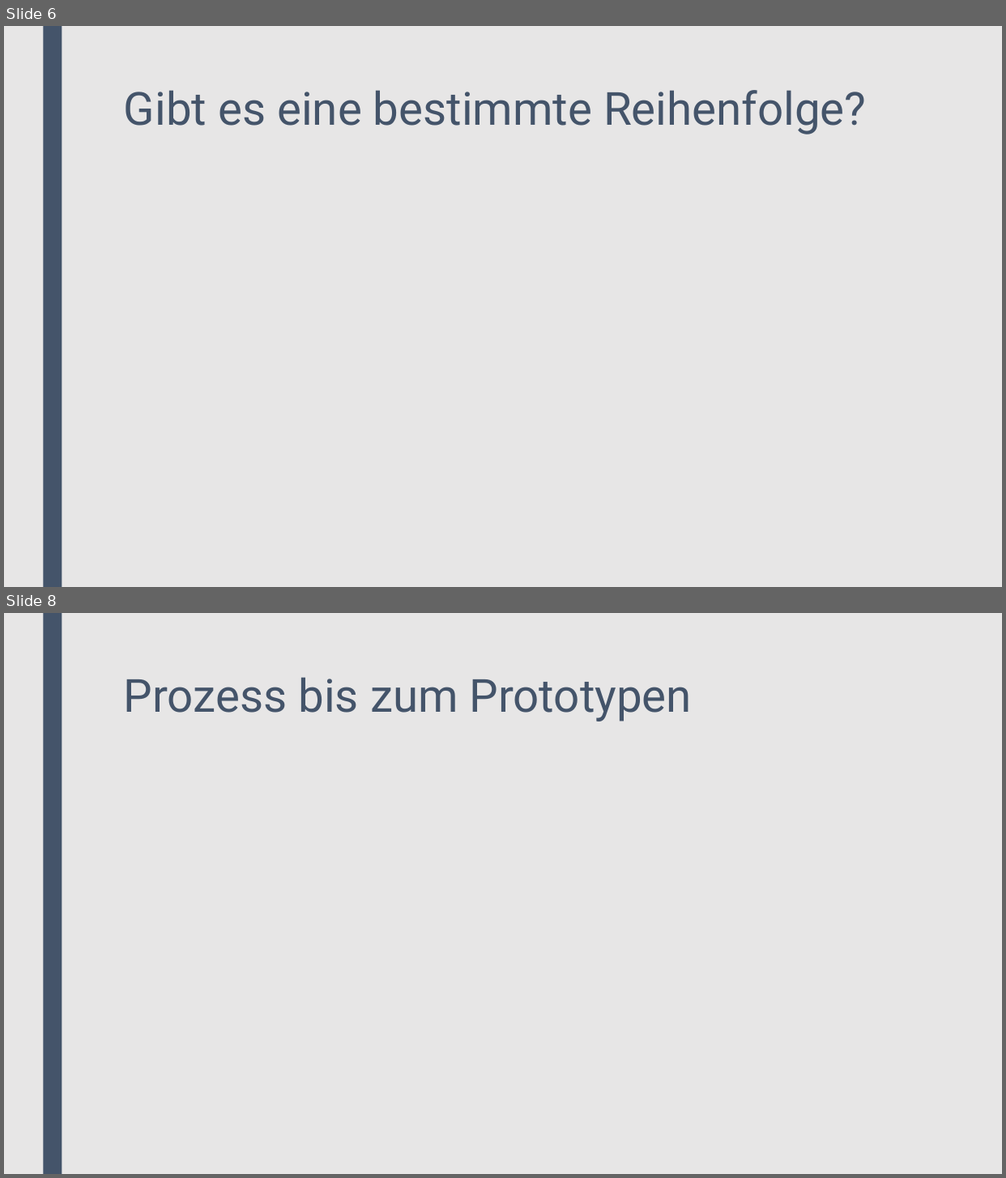
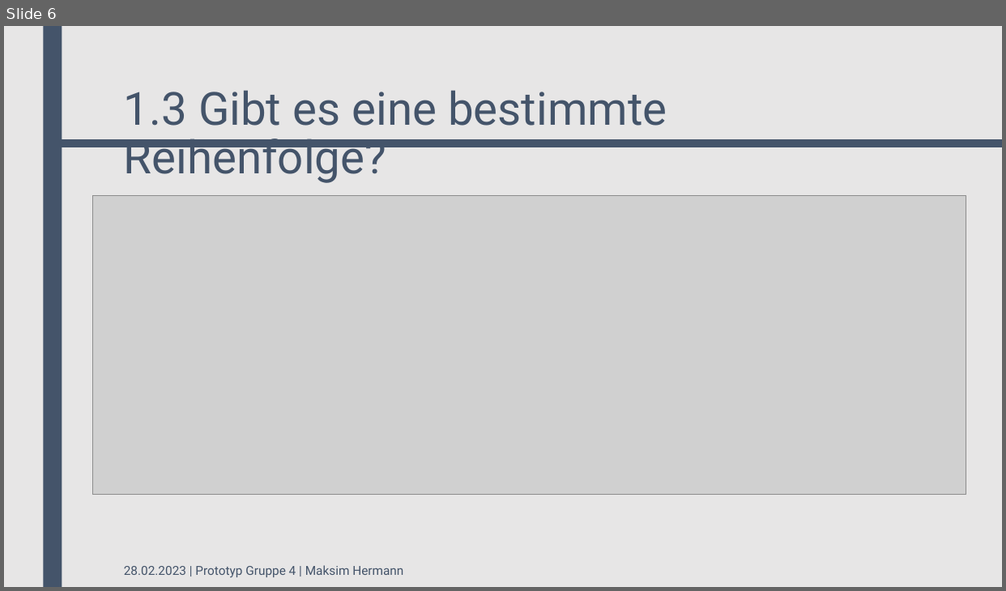
Before and after one commit to xannywise/StaffManagementTool, a slide deck: 02_Milensteine/Meilenstein III/Gruppe3_MeilensteinIII_Prototyp.pptx. Shown one above the other, each under a label of ours: slides 6 and 8 before the commit, slide 6 after it; the slides between them are not shown. The pictures are 1006x1178 and 1006x591 pixels, drawn with LibreOffice and Linux fonts; fonts in the diff are those of the drawing; grey boxes stand for pictures. Boxes give left, top, right and bottom in pixels: in the first picture for what was removed or moved away, otherwise in the second. Text is boxed around its words. In the diff, an @@ line names an element or a change of style, - is before the commit and + after.

Commit message:
Maksim - Meilenstein III update

```diff
--- a/02_Milensteine/Meilenstein III/Gruppe3_MeilensteinIII_Prototyp.pptx
+++ b/02_Milensteine/Meilenstein III/Gruppe3_MeilensteinIII_Prototyp.pptx
@@ slide 8 removed at bbox=[4, 613, 1002, 1174], background #E7E6E6; not listed: 1 template element that a slide beside it also shows @@
@@ title removed at bbox=[124, 677, 692, 722] @@
-Prozess bis zum Prototypen
@@ slide 6 changed as well @@
@@ title at bbox=[124, 90, 667, 183]: text changed @@
-Gibt es eine bestimmte Reihenfolge?
+1.3 Gibt es eine bestimmte Reihenfolge?
@@ rectangle added at bbox=[57, 140, 1002, 147], fill #44546A, outline #44546A 2.75 pt @@
@@ picture added at bbox=[92, 196, 965, 495] @@
@@ text added at bbox=[124, 565, 403, 578], 12 pt, text #44546A @@
+28.02.2023 | Prototyp Gruppe 4 | Maksim Hermann
```
Also in this commit, not shown: 8 other slides changed, 6 slides added, 14 other files.
